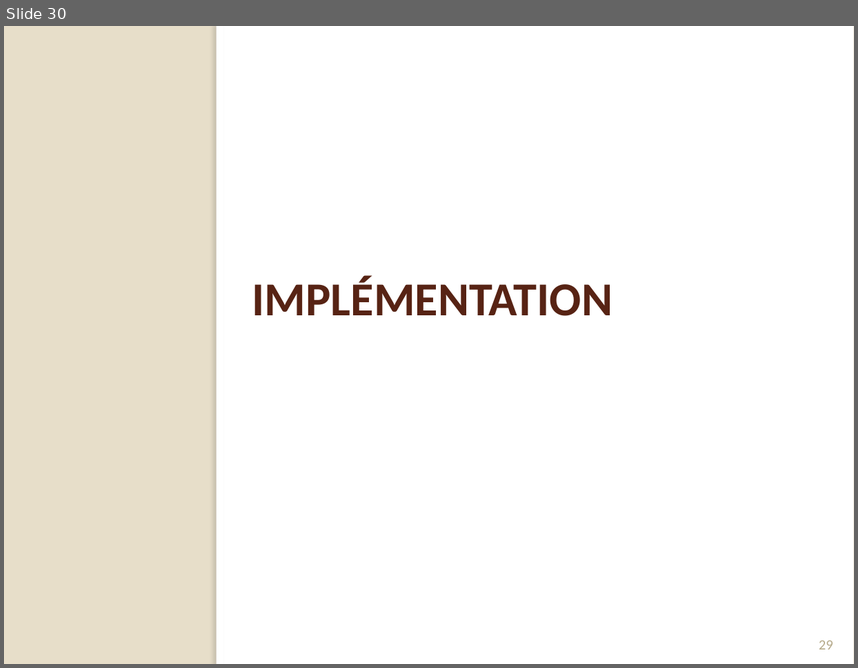
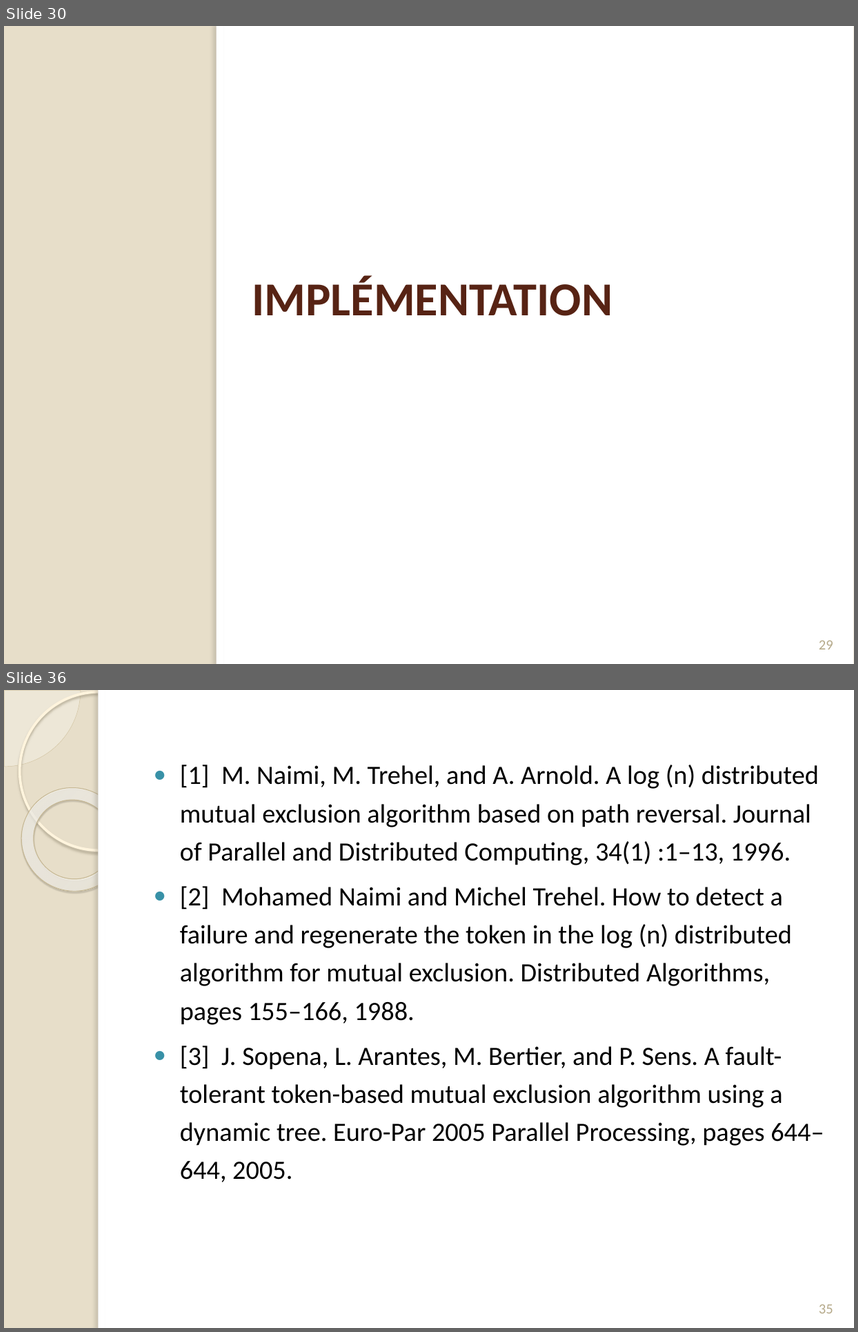
Before and after one commit to Origraena/moca, a slide deck: fmin212/Presentation/presAlgoDist.pptx. Shown one above the other, each under a label of ours: slide 30 before the commit, slides 30 and 36 after it; the slides between them are not shown. The pictures are 858x668 and 858x1332 pixels, drawn with LibreOffice and Linux fonts; fonts in the diff are those of the drawing. Boxes give left, top, right and bottom in pixels: in the first picture for what was removed or moved away, otherwise in the second. Text is boxed around its words. In the diff, an @@ line names an element or a change of style, - is before the commit and + after.

Commit message:
Presentation

```diff
--- a/fmin212/Presentation/presAlgoDist.pptx
+++ b/fmin212/Presentation/presAlgoDist.pptx
@@ slide 36 added at [4, 690, 854, 1328], background #E7DEC9 @@
@@ pie slice (boxed as its full ellipse) added at [4, 690, 81, 767], fill #FEFAF4 at 33% opacity, outline #D3C39F 0.25 pt @@
@@ ellipse added at [19, 691, 177, 850], outline #FFF5DE 2.15 pt @@
@@ rectangle added at [99, 690, 854, 1328], fill #FFFFFF @@
@@ rectangle added at [99, 690, 105, 1328], fill #FFFFFF @@
@@ donut added at [4, 767, 146, 912], fill gradient #FFFCF6 to #FFFEFB to #F0D28E, outline #C7B893 0.58 pt @@
@@ text added at [180, 765, 824, 1182], 22.4 pt, text #000000 @@
+● [1] M. Naimi, M. Trehel, and A. Arnold. A log (n) distributed mutual exclusion algorithm based on path reversal. Journal of Parallel and Distributed Computing, 34(1) :1–13, 1996.
+● [2] Mohamed Naimi and Michel Trehel. How to detect a failure and regenerate the token in the log (n) distributed algorithm for mutual exclusion. Distributed Algorithms, pages 155–166, 1988.
+● [3] J. Sopena, L. Arantes, M. Bertier, and P. Sens. A fault-tolerant token-based mutual exclusion algorithm using a dynamic tree. Euro-Par 2005 Parallel Processing, pages 644–644, 2005.
@@ page number added at [819, 1304, 833, 1313], 12 pt, text #B6A98A @@
+35
```
Also in this commit, not shown: 5 other slides added, 5 other files.
